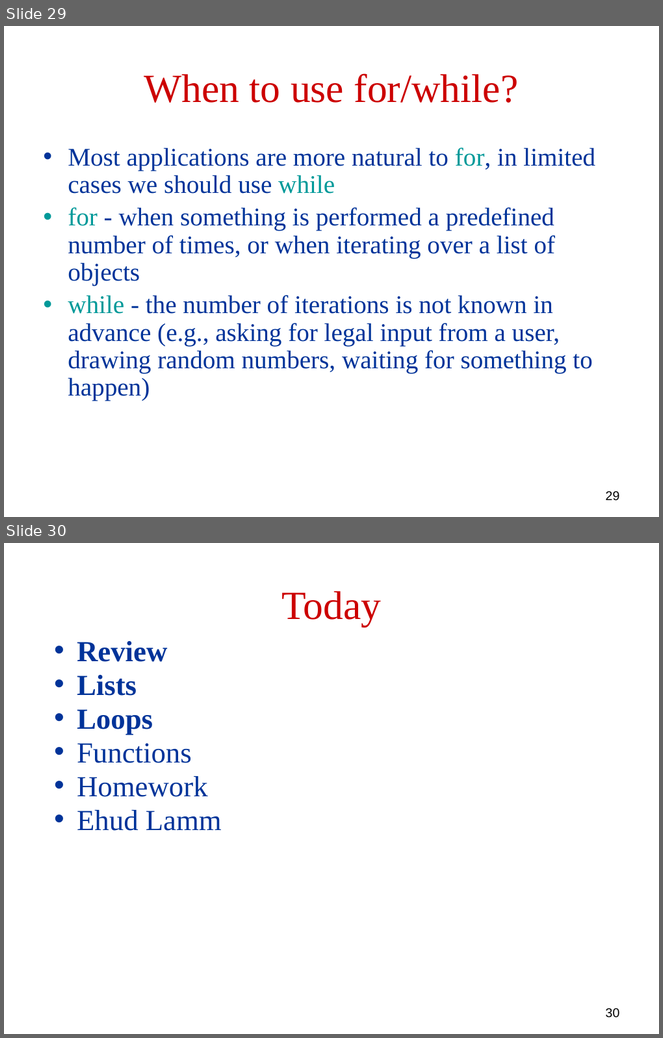
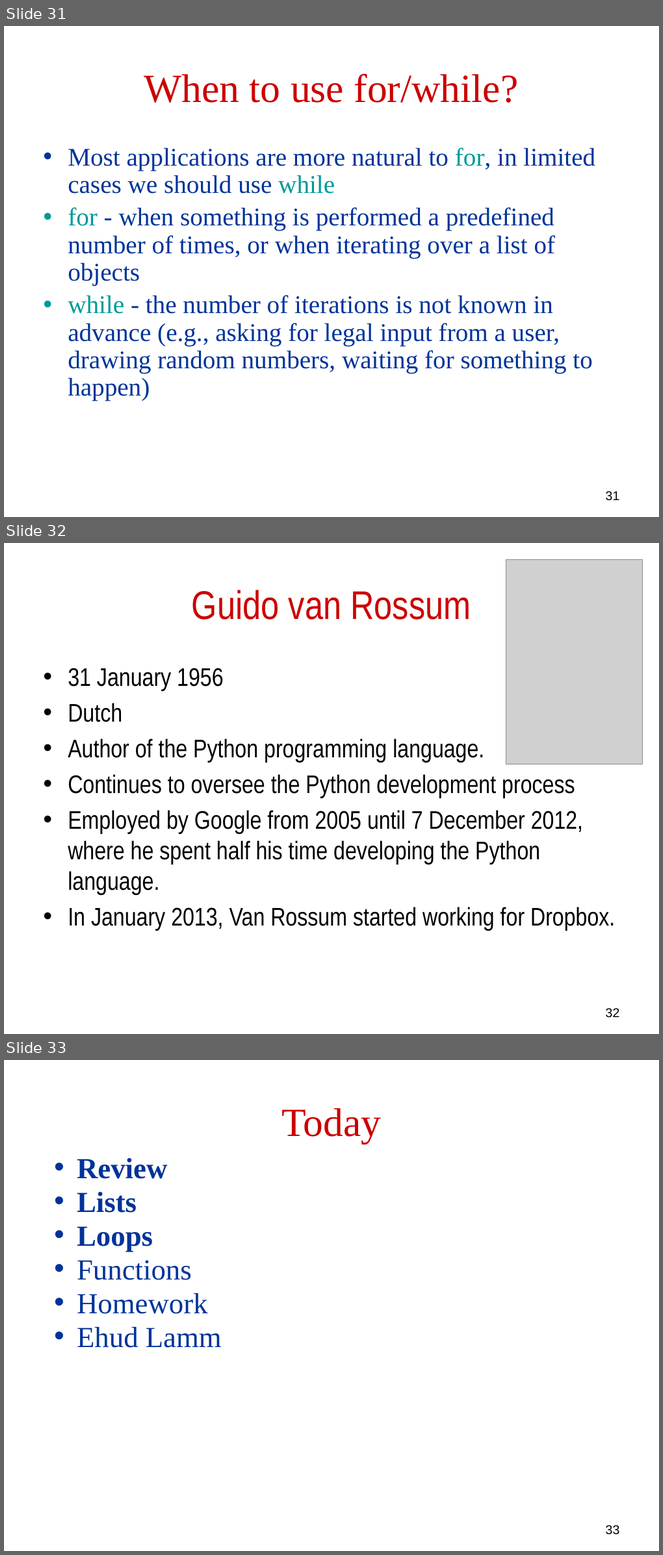
Before and after one commit to robintux/gip, a slide deck: Sessions/2/gip2.pptx. Shown one above the other, each under a label of ours: slides 29 and 30 before the commit, slides 31, 32 and 33 after it. The pictures are 663x1038 and 663x1555 pixels, drawn with LibreOffice and Linux fonts; fonts in the diff are those of the drawing; grey boxes stand for pictures. Boxes give left, top, right and bottom in pixels: in the first picture for what was removed or moved away, otherwise in the second. Text is boxed around its words. In the diff, an @@ line names an element or a change of style, - is before the commit and + after.

```diff
--- a/Sessions/2/gip2.pptx
+++ b/Sessions/2/gip2.pptx
@@ slide 32 added at box(4, 543, 659, 1034), background #FFFFFF @@
@@ picture added at box(506, 559, 643, 764) @@
@@ title added at box(192, 590, 471, 620), 44 pt, text #CC0000 @@
+Guido van Rossum
@@ text added at box(68, 668, 615, 930), 28 pt, text #000000 @@
+• 31 January 1956
+• Dutch
+• Author of the Python programming language.
+• Continues to oversee the Python development process
+• Employed by Google from 2005 until 7 December 2012, where he spent half his time developing the Python language.
+• In January 2013, Van Rossum started working for Dropbox.
@@ page number added at box(606, 1008, 620, 1018), 14 pt, text #000000 @@
+32
@@ what was slide 29 is now slide 31 @@
@@ page number at box(606, 491, 620, 501): text changed @@
-29
+31
@@ what was slide 30 is now slide 33 @@
@@ page number at box(606, 1525, 620, 1535): text changed @@
-30
+33
```
Also in this commit, not shown: 3 other slides added.
